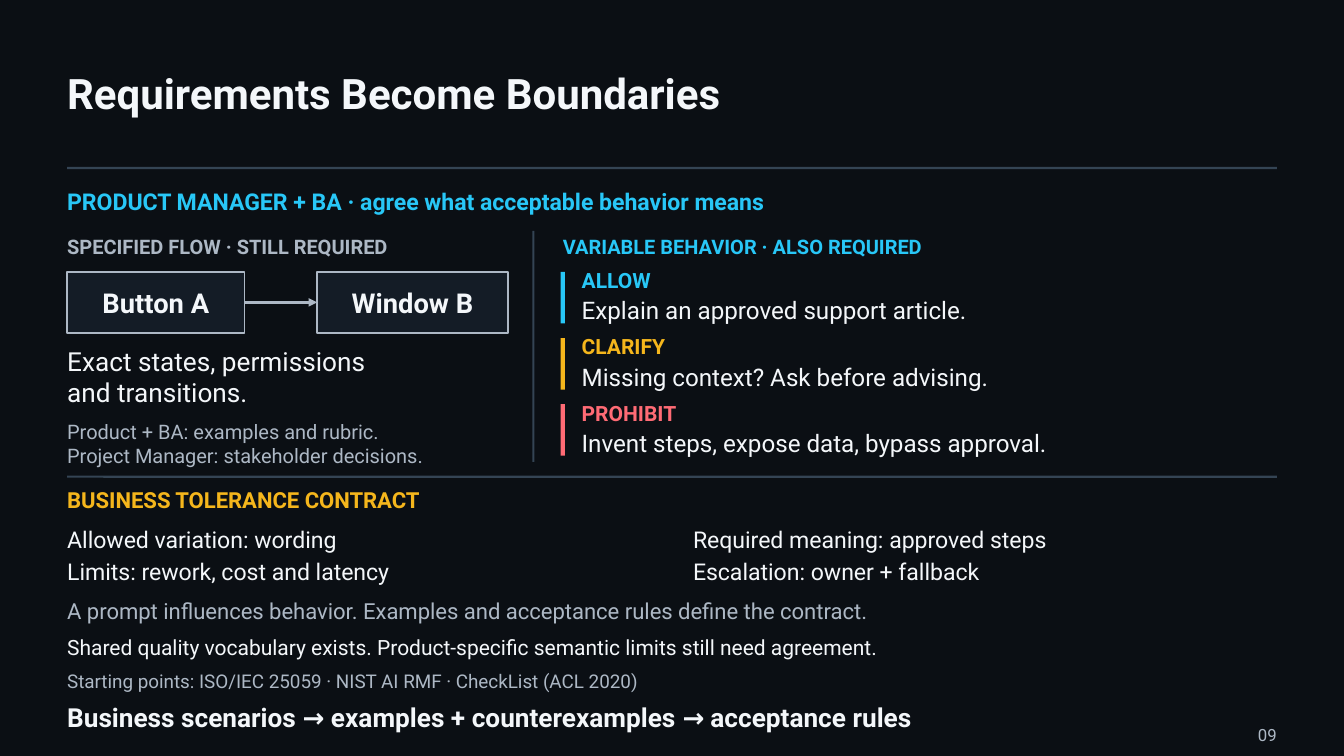
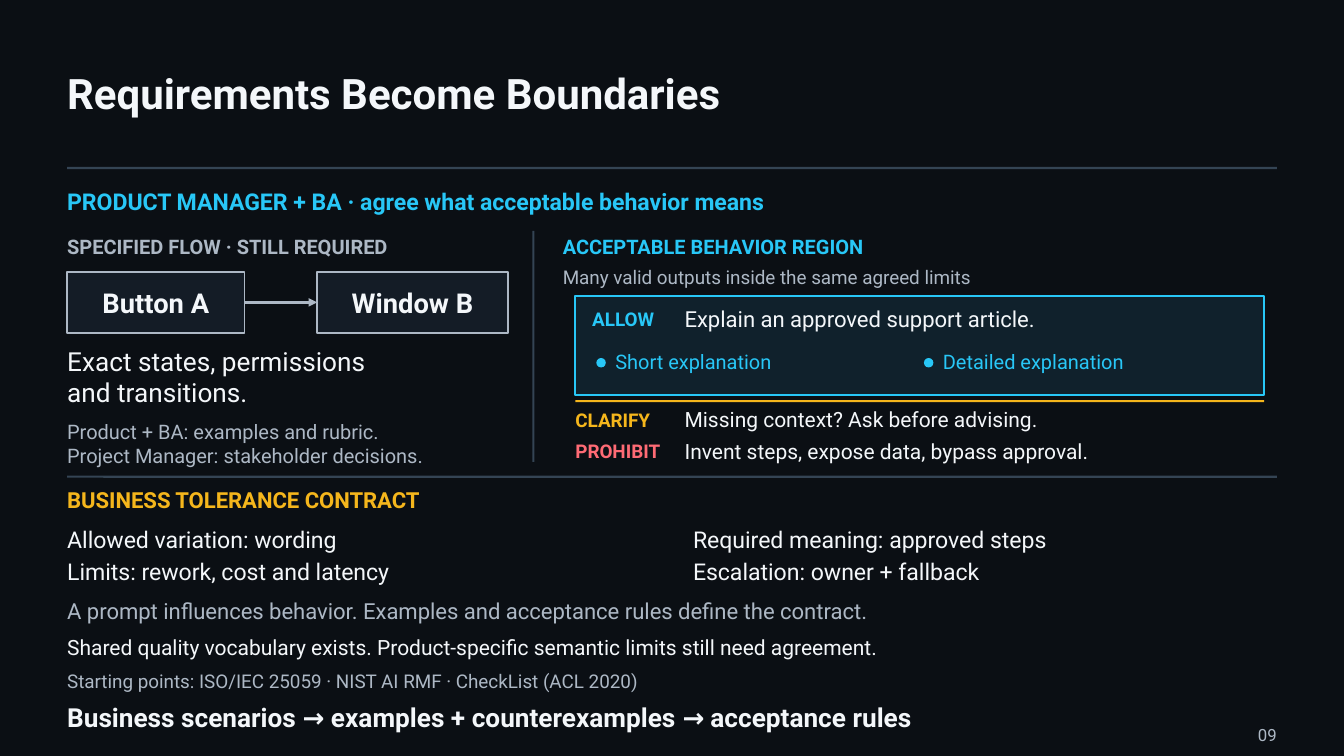
Before and after one commit to UncertaintyArchitectureGroup/uncertainty-architecture, a slide deck: slide 9 of assets/presentations/pmday-2026/ai-changes-both-sides.pptx. Drawn at 1344x756 pixels with LibreOffice and Linux fonts; fonts in the diff are those of the drawing. Boxes give left, top, right and bottom in pixels: in the first picture for what was removed or moved away, otherwise in the second. Text is boxed around its words. In the diff, an @@ line names an element or a change of style, - is before the commit and + after.

Commit message:
docs(pmday): clarify control architecture and PM horizons on slides 9–14

```diff
--- a/assets/presentations/pmday-2026/ai-changes-both-sides.pptx
+++ b/assets/presentations/pmday-2026/ai-changes-both-sides.pptx
@@ text at (563, 239, 863, 254): text changed @@
-VARIABLE BEHAVIOR · ALSO REQUIRED
+ACCEPTABLE BEHAVIOR REGION
@@ line removed from (563, 272) to (563, 324) @@
@@ text added at (563, 270, 971, 288), 13.5 pt, text #ADB8C5 @@
+Many valid outputs inside the same agreed limits
@@ rectangle added at (576, 296, 1264, 395), fill #10212C, outline #28C7F7 1.5 pt @@
@@ text "ALLOW": place and size @@
-text "ALLOW" at (582, 273, 651, 288)
+text "ALLOW" at (592, 312, 654, 326)
@@ text "Explain an approved support article.": place and size @@
-text "Explain an approved support article." at (582, 301, 966, 324)
+text "Explain an approved support article." at (685, 310, 1035, 332)
@@ text "Explain an approved support article." at (685, 310, 1035, 332): size 17.2 to 15.8 pt @@
@@ line removed from (563, 338) to (563, 389) @@
@@ ellipse added at (597, 358, 606, 367), fill #28C7F7 @@
@@ text added at (615, 354, 771, 373), 14.2 pt, text #28C7F7 @@
+Short explanation
@@ ellipse added at (925, 358, 934, 367), fill #28C7F7 @@
@@ text added at (943, 354, 1123, 373), 14.2 pt, text #28C7F7 @@
+Detailed explanation
@@ line removed from (563, 404) to (563, 456) @@
@@ text "CLARIFY": place and size @@
-text "CLARIFY" at (582, 339, 665, 355)
+text "CLARIFY" at (575, 413, 650, 427)
@@ line added from (576, 401) to (1264, 401), #F5B61C 1.5 pt @@
@@ text "Missing context? Ask before advising." at (685, 411, 1037, 432): size 17.2 to 15 pt @@
@@ text "Missing context? Ask before advising.": place and size @@
-text "Missing context? Ask before advising." at (582, 367, 988, 391)
+text "Missing context? Ask before advising." at (685, 411, 1037, 432)
@@ size 15 to 13.5 pt in 3 elements at (592, 312, 654, 326), (575, 413, 650, 427), (575, 444, 660, 458) @@
@@ text "PROHIBIT": place and size @@
-text "PROHIBIT" at (582, 406, 677, 422)
+text "PROHIBIT" at (575, 444, 660, 458)
@@ text "Invent steps, expose data, bypass ...": place and size @@
-text "Invent steps, expose data, bypass ..." at (582, 434, 1047, 457)
+text "Invent steps, expose data, bypass ..." at (685, 443, 1088, 464)
@@ text "Invent steps, expose data, bypass ..." at (685, 443, 1088, 464): size 17.2 to 15 pt @@
```
Also in this commit, not shown: 3 other slides changed, 2 slides added, 2 slides removed, 8 other files.
